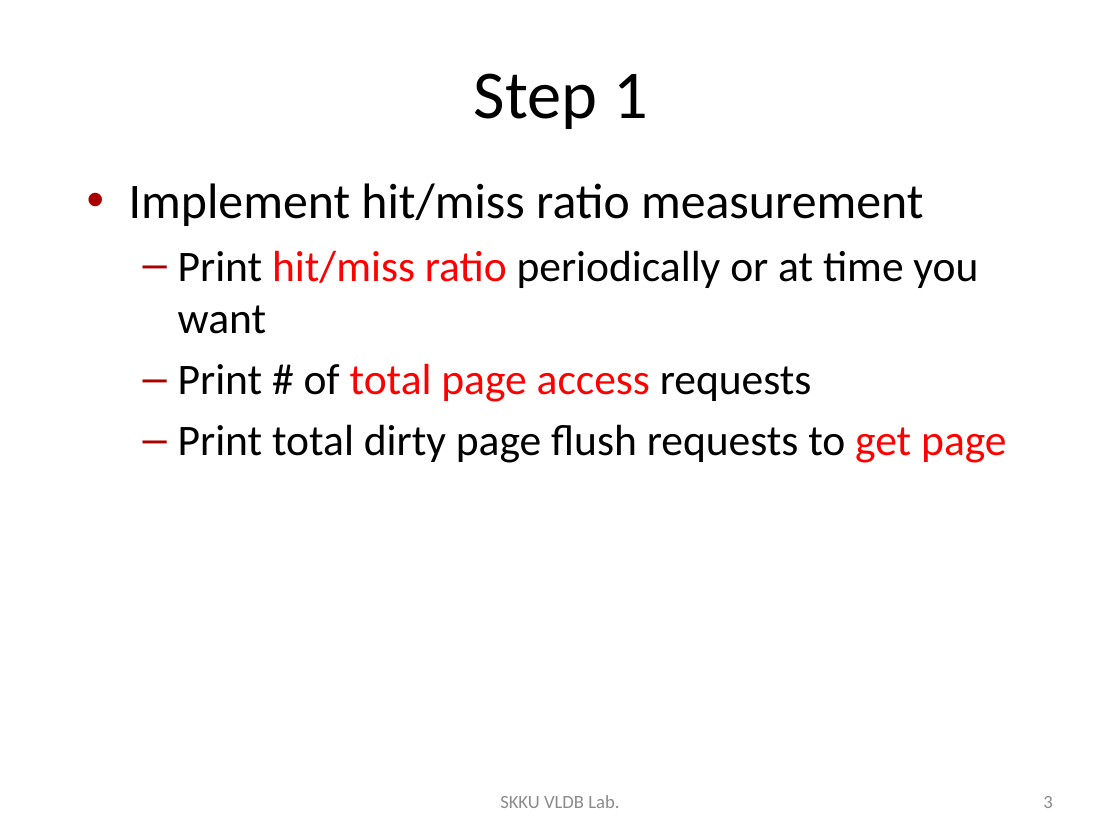
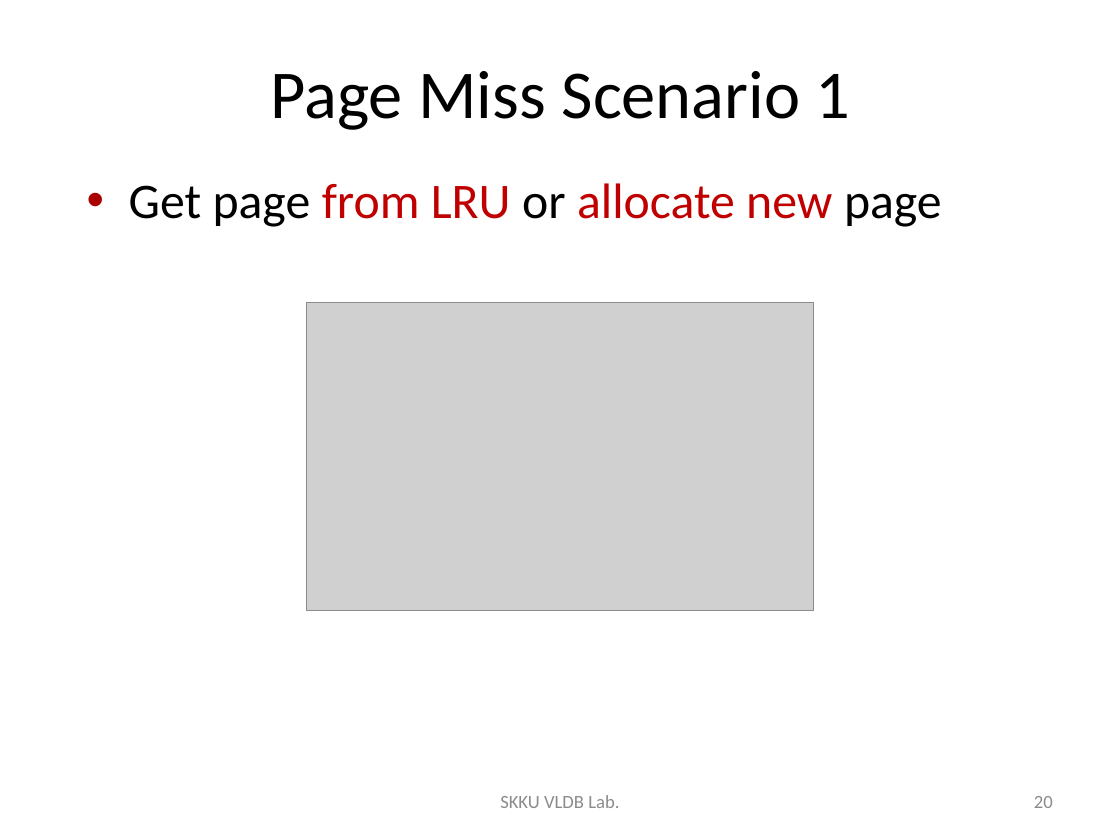
Before and after one commit to wurikiji/2016-db-programming-fall, a slide deck: slide 20 of 4주차/4주차 - SQLite buffer management.pptx (slide 3 before the commit). Drawn at 1120x840 pixels with LibreOffice and Linux fonts; fonts in the diff are those of the drawing; grey boxes stand for pictures. Boxes give left, top, right and bottom in pixels: in the first picture for what was removed or moved away, otherwise in the second. Text is boxed around its words. In the diff, an @@ line names an element or a change of style, - is before the commit and + after.

```diff
--- a/4주차/4주차 - SQLite buffer management.pptx
+++ b/4주차/4주차 - SQLite buffer management.pptx
@@ title at [271,71,851,130]: text changed @@
-Step 1
+Page Miss Scenario 1
@@ text at [129,183,942,227]: text changed; size 28 to 32 pt; text colour #000000 to #C00000 @@
-• Implement hit/miss ratio measurement
-  – Print hit/miss ratio periodically or at time you want
-  – Print # of total page access requests
-  – Print total dirty page flush requests to get page
+• Get page from LRU or allocate new page
@@ picture added at [306,302,813,610] @@
@@ page number at [1034,796,1053,808]: text changed @@
-3
+20
```
Also in this commit, not shown: 5 other slides changed, 20 slides added, 4 slides removed, 1 other file.
